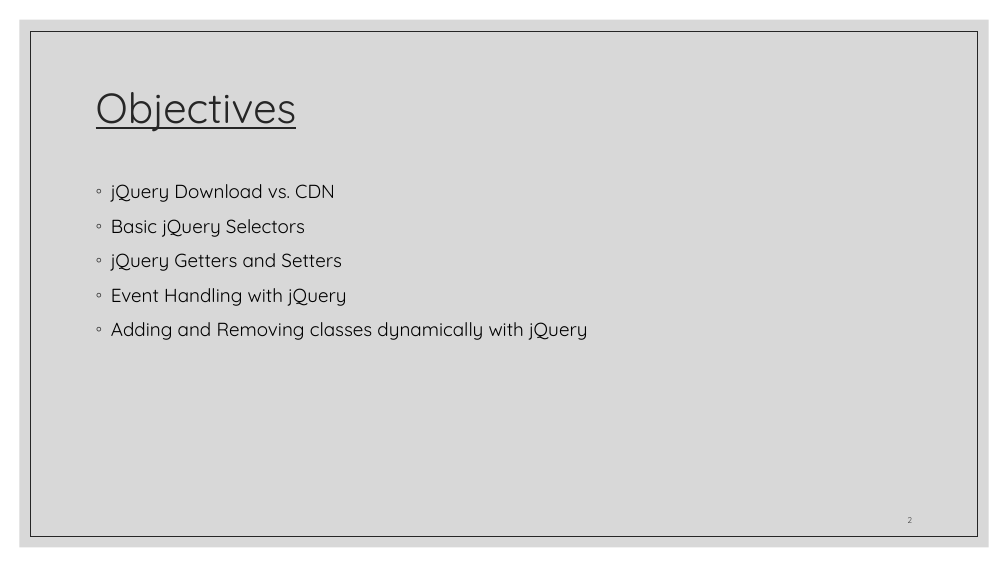
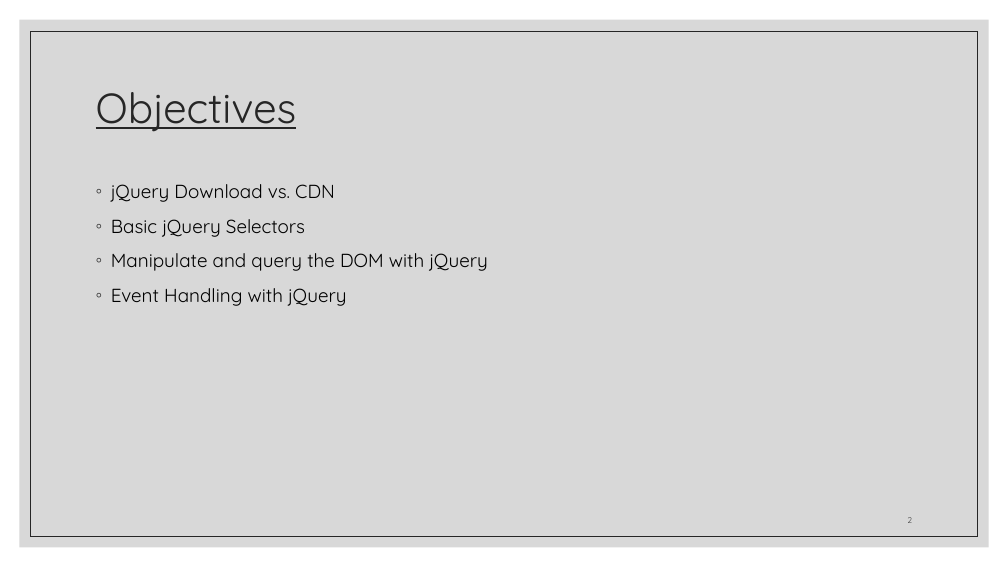
Before and after one commit to zackstotts/base-node-curriculum, a slide deck: slide 2 of unit_00/html_review/06 jQuery.pptx. Drawn at 1008x567 pixels with LibreOffice and Linux fonts; fonts in the diff are those of the drawing. Boxes give left, top, right and bottom in pixels: in the first picture for what was removed or moved away, otherwise in the second. Text is boxed around its words. In the diff, an @@ line names an element or a change of style, - is before the commit and + after.

Commit message:
adjusting objectives and fixing a logic error in the example

```diff
--- a/unit_00/html_review/06 jQuery.pptx
+++ b/unit_00/html_review/06 jQuery.pptx
@@ text at bbox=[111, 253, 487, 271]: text changed @@
-◦ jQuery Getters and Setters
+◦ Manipulate and query the DOM with jQuery
@@ text at bbox=[111, 322, 587, 340]: paragraph removed @@
-◦ Adding and Removing classes dynamically with jQuery
```
Also in this commit, not shown: 4 other slides changed.
